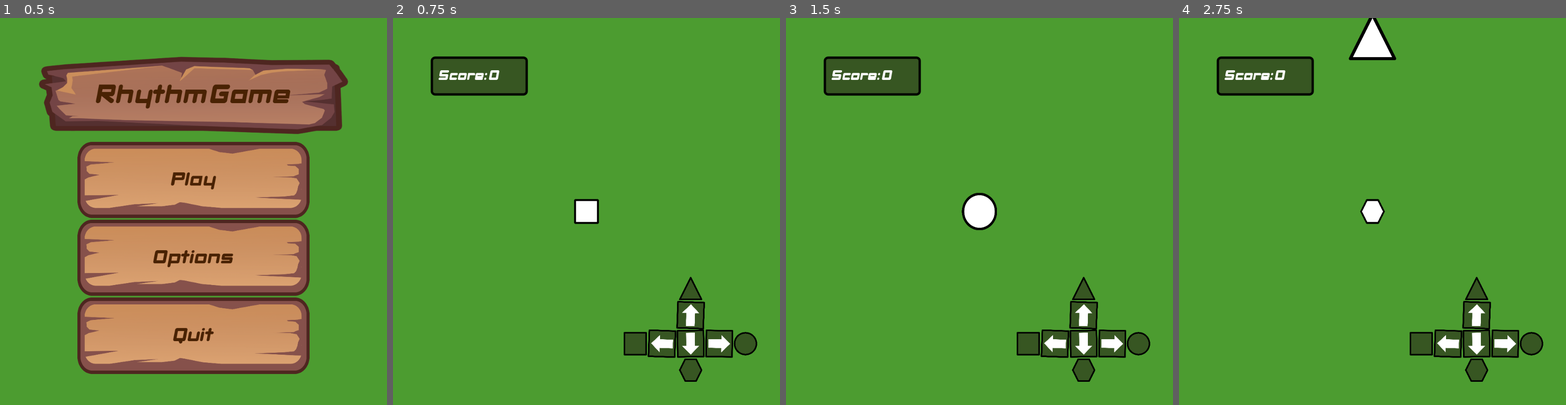
Above: before the commit, frames 1-4 (left to right).
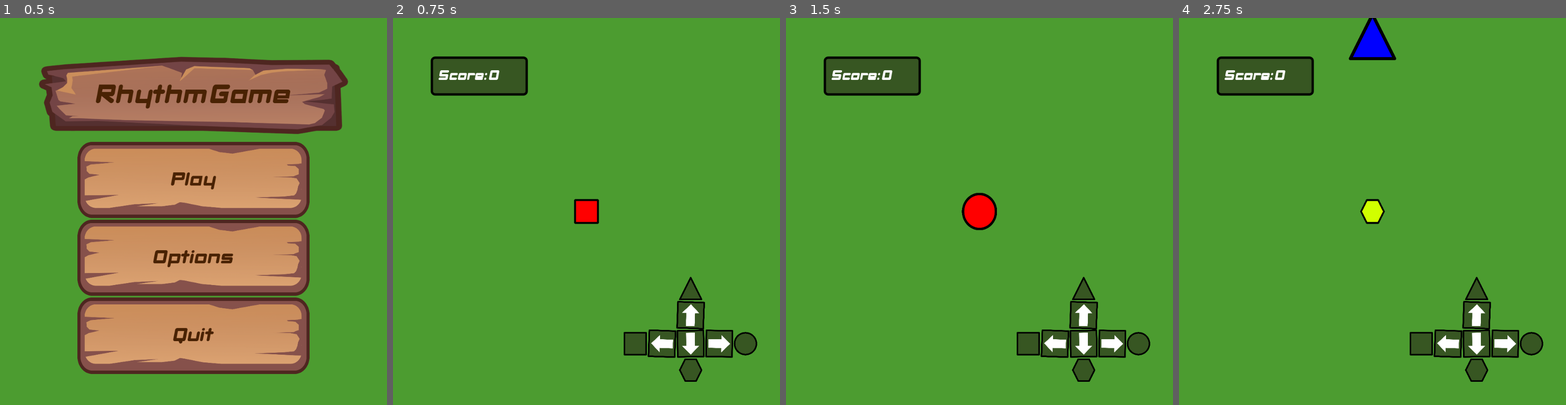
Above: after the commit, the same moments.

Repository: mtaubert/rhythm
Game: Godot game, scene res://Scenes/Menu.tscn
Two runs of this game, one before a commit and one after it. Both use one fixed random seed, a clock stepped at 60 frames per second and the inputs below.
Inputs:
- Up to frame 1 (0.5 s): no input
- Up to frame 2 (0.75 s): click "Play" at 0.5 s
- Up to frame 3 (1.5 s): tap Enter at 1.25 s; hold Right (ui_right) from 1.28 s (still down); hold A (color_a, bound only after the commit) from 1.28 s (still down)
- Up to frame 4 (2.75 s): tap D (color_d, bound only after the commit) at 1.55, 2.1 s; release Right (ui_right) at 2.03 s; release A (color_a, bound only after the commit) at 2.03 s; hold Down (ui_down) from 2.03 s (still down); tap S (color_s, bound only after the commit) at 2.3 s

Frame 1 is identical in both runs. In frame 2, 0.3% of the frame differs, in the area x 47-53%, y 47-53%; in frame 3, 0.5%; in frame 4, 0.8%, in the area x 44-56%, y 0-53%.

Commit message:
Colors functionality

Diff:
--- a/Scenes/Game.tscn
+++ b/Scenes/Game.tscn
@@ -269,7 +269,7 @@
 ] instance=ExtResource( 5 )]
 
 position = Vector2( 500, 500 )
-_sections_unfolded = [ "Material", "Pause", "Transform" ]
+_sections_unfolded = [ "Animation", "Material", "Offset", "Pause", "Region", "Transform", "Visibility" ]
 
 [node name="Spawns" type="Node" parent="." index="2"]
 
@@ -351,9 +351,7 @@
 one_shot = false
 autostart = false
 
-[node name="Enemies" type="Node" parent="." index="3"]
-
-[node name="Game_Over" type="Panel" parent="." index="4"]
+[node name="Game_Over" type="Panel" parent="." index="3"]
 
 visible = false
 anchor_left = 0.0
@@ -484,7 +482,7 @@
 max_lines_visible = -1
 _sections_unfolded = [ "Size Flags", "custom_colors", "custom_fonts" ]
 
-[node name="AnimationPlayer" type="AnimationPlayer" parent="." index="5"]
+[node name="AnimationPlayer" type="AnimationPlayer" parent="." index="4"]
 
 root_node = NodePath("..")
 autoplay = ""
--- a/Scenes/Menu.tscn
+++ b/Scenes/Menu.tscn
@@ -24,7 +24,7 @@
 font_data = ExtResource( 4 )
 _sections_unfolded = [ "Font", "Settings" ]
 
-[node name="Menu" type="Node" index="0"]
+[node name="Menu" type="Node"]
 
 script = ExtResource( 1 )
 
--- a/Scenes/Prefabs/Player.tscn
+++ b/Scenes/Prefabs/Player.tscn
@@ -70,7 +70,7 @@
 scale = Vector2( 0.2, 0.2 )
 texture = ExtResource( 1 )
 script = ExtResource( 2 )
-_sections_unfolded = [ "Material", "Transform" ]
+_sections_unfolded = [ "Animation", "Material", "Offset", "Region", "Transform", "Visibility" ]
 
 [node name="Area2D" type="Area2D" parent="." index="0"]
 
--- a/Scripts/Enemy.gd
+++ b/Scripts/Enemy.gd
@@ -6,7 +6,10 @@
 var hexagon = preload("res://Assets/Shapes/hexagon.png")
 
 var shapes = [square, triangle, circle, hexagon]
+var colors = [Color("ff0000"), Color("00ff00"), Color("0000ff"), Color("d2ff00")]
+
 var currentShape
+var currentColor
 var speed = 4
 var dead = false
 var despawning = false
@@ -14,11 +17,12 @@
 
 func _ready():
 	playerPos = get_tree().get_nodes_in_group("Player_Node")[0].position
+	randomize()
 	set_shape()
+	set_color()
 	$AnimationPlayer.play("spawn")
 
 func set_shape():
-	randomize()
 	var rand = randi() % 4
 	self.texture = shapes[rand]
 	match rand:
@@ -30,6 +34,19 @@
 			currentShape = "circle"
 		3:
 			currentShape = "hexagon"
+
+func set_color():
+	var rand = randi() % 4
+	self.modulate = colors[rand]
+	match rand:
+		0:
+			currentShape = "red"
+		1:
+			currentShape = "green"
+		2:
+			currentShape = "blue"
+		3:
+			currentShape = "yellow"
 
 func _process(delta):
 	if not dead:
--- a/Scripts/Player.gd
+++ b/Scripts/Player.gd
@@ -5,14 +5,22 @@
 var circle = preload("res://Assets/Shapes/circle.png")
 var hexagon = preload("res://Assets/Shapes/hexagon.png")
 
+var red = Color("ff0000")
+var green = Color("00ff00")
+var blue = Color("0000ff")
+var yellow = Color("d2ff00")
+
 var currentShape
+var currentColor
 
 signal died()
 signal point()
 
 func _ready():
 	self.texture = square
+	self.modulate = red
 	currentShape = "square"
+	currentColor = "red"
 
 func _process(delta):
 	if(Input.is_action_pressed("ui_left") and currentShape != "square"):
@@ -31,11 +39,27 @@
 		self.texture = hexagon
 		currentShape = "hexagon"
 		$AnimationPlayer.play("change_shape")
+	elif(Input.is_action_pressed("color_a") and currentColor != "red"):
+		self.modulate = red
+		currentColor = "red"
+		$AnimationPlayer.play("change_shape")
+	elif(Input.is_action_pressed("color_w") and currentColor != "green"):
+		self.modulate = green
+		currentColor = "green"
+		$AnimationPlayer.play("change_shape")
+	elif(Input.is_action_pressed("color_d") and currentColor != "blue"):
+		self.modulate = blue
+		currentColor = "blue"
+		$AnimationPlayer.play("change_shape")
+	elif(Input.is_action_pressed("color_s") and currentColor != "yellow"):
+		self.modulate = yellow
+		currentColor = "yellow"
+		$AnimationPlayer.play("change_shape")
 
 func _on_Area2D_area_shape_entered(area_id, area, area_shape, self_shape):
 	var hitEnemy = area.get_parent()
 
-	if hitEnemy.currentShape == currentShape:
+	if hitEnemy.currentShape == currentShape and hitEnemy.currentColor == currentColor:
 		hitEnemy.die()
 		emit_signal("point")
 	else:
--- a/project.godot
+++ b/project.godot
@@ -25,9 +25,19 @@
 
 [input]
 
+ui_accept=[ Object(InputEventKey,"resource_local_to_scene":false,"resource_name":"","device":0,"alt":false,"shift":false,"control":false,"meta":false,"command":false,"pressed":false,"scancode":16777221,"unicode":0,"echo":false,"script":null)
+ ]
 restart=[ Object(InputEventKey,"resource_local_to_scene":false,"resource_name":"","device":0,"alt":false,"shift":false,"control":false,"meta":false,"command":false,"pressed":false,"scancode":82,"unicode":0,"echo":false,"script":null)
  ]
 exit_to_menu=[ Object(InputEventKey,"resource_local_to_scene":false,"resource_name":"","device":0,"alt":false,"shift":false,"control":false,"meta":false,"command":false,"pressed":false,"scancode":16777217,"unicode":0,"echo":false,"script":null)
+ ]
+color_a=[ Object(InputEventKey,"resource_local_to_scene":false,"resource_name":"","device":0,"alt":false,"shift":false,"control":false,"meta":false,"command":false,"pressed":false,"scancode":65,"unicode":0,"echo":false,"script":null)
+ ]
+color_w=[ Object(InputEventKey,"resource_local_to_scene":false,"resource_name":"","device":0,"alt":false,"shift":false,"control":false,"meta":false,"command":false,"pressed":false,"scancode":87,"unicode":0,"echo":false,"script":null)
+ ]
+color_d=[ Object(InputEventKey,"resource_local_to_scene":false,"resource_name":"","device":0,"alt":false,"shift":false,"control":false,"meta":false,"command":false,"pressed":false,"scancode":68,"unicode":0,"echo":false,"script":null)
+ ]
+color_s=[ Object(InputEventKey,"resource_local_to_scene":false,"resource_name":"","device":0,"alt":false,"shift":false,"control":false,"meta":false,"command":false,"pressed":false,"scancode":83,"unicode":0,"echo":false,"script":null)
  ]
 
 [rendering]
